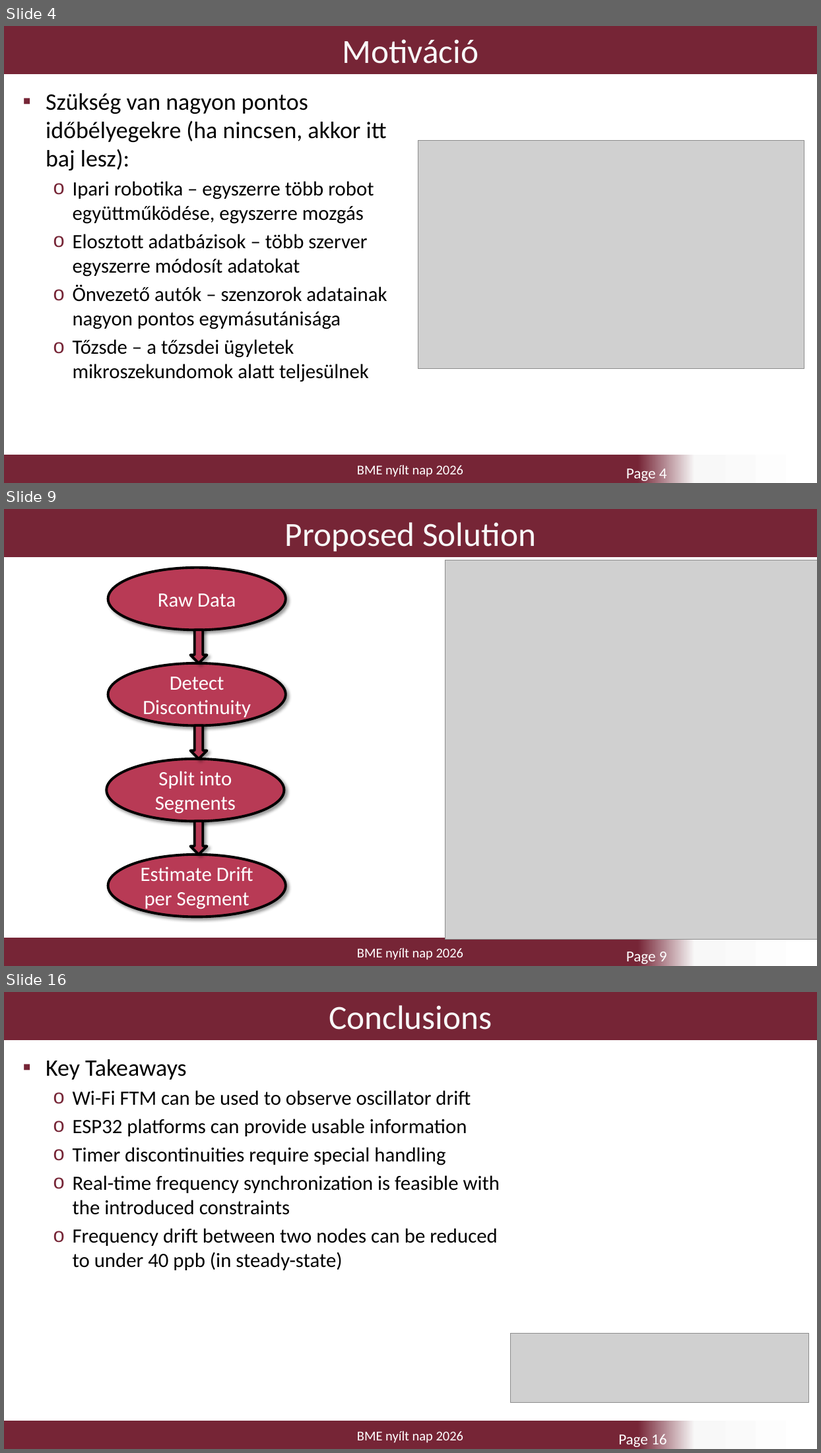
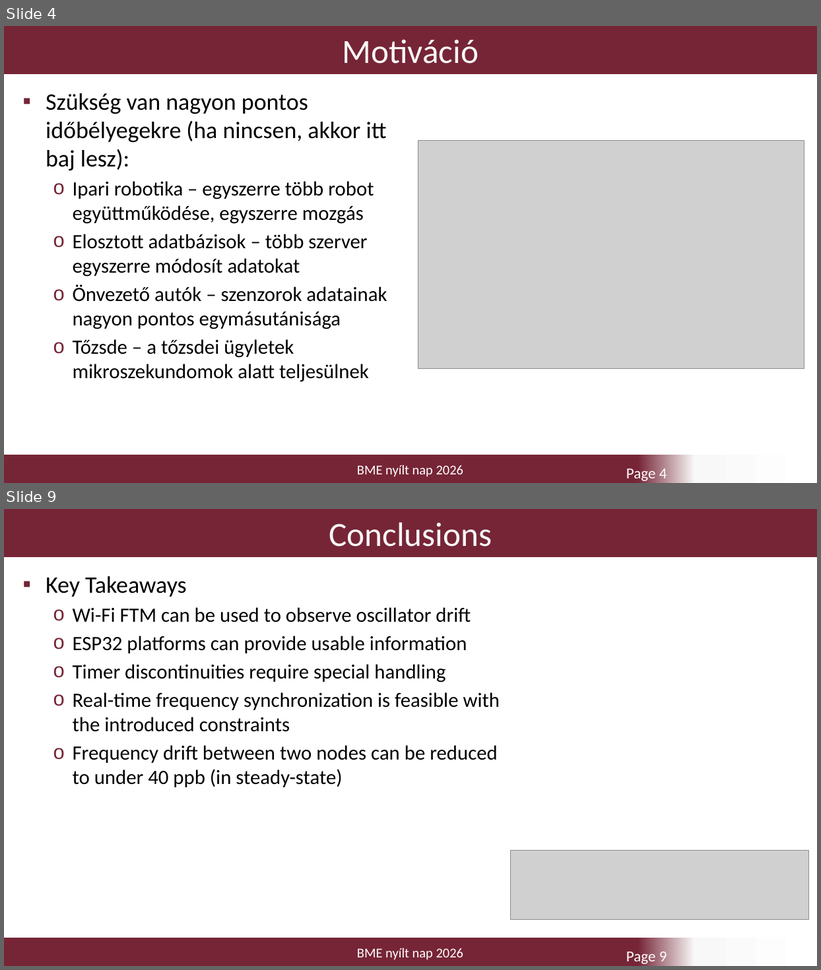
Before and after one commit to mineroni/FTMQuartzDriftDemonstrator, a slide deck: FTM_nyilt_nap.pptx. Shown one above the other, each under a label of ours: slides 4, 9 and 16 before the commit, slides 4 and 9 after it; the slides between them are not shown. The pictures are 821x1453 and 821x970 pixels, drawn with LibreOffice and Linux fonts; fonts in the diff are those of the drawing; grey boxes stand for pictures; background and template pictures are left out. Boxes give left, top, right and bottom in pixels: in the first picture for what was removed or moved away, otherwise in the second. Text is boxed around its words. In the diff, an @@ line names an element or a change of style, - is before the commit and + after.

```diff
--- a/FTM_nyilt_nap.pptx
+++ b/FTM_nyilt_nap.pptx
@@ slide 9 removed at <box>4,509,817,966</box>, background #FFFFFF; not listed: 1 template element that a slide beside it also shows @@
@@ title removed at <box>4,509,817,557</box> @@
-Proposed Solution
@@ ellipse removed at <box>108,568,286,630</box> @@
-Raw Data
@@ picture removed at <box>446,560,817,939</box> @@
@@ down arrow removed at <box>191,630,207,663</box> @@
@@ ellipse removed at <box>108,663,286,725</box> @@
-Detect Discontinuity
@@ down arrow removed at <box>191,725,207,759</box> @@
@@ ellipse removed at <box>106,759,284,821</box> @@
-Split into Segments
@@ down arrow removed at <box>191,821,207,855</box> @@
@@ ellipse removed at <box>108,855,286,917</box> @@
-Estimate Drift per Segment
@@ page number removed at <box>626,952,667,964</box> @@
-Page 9
@@ what was slide 16 is now slide 9 @@
@@ page number at <box>626,952,667,964</box>: text changed @@
-Page 16
+Page 9
```
Also in this commit, not shown: 3 slides added, 9 other slides removed.
